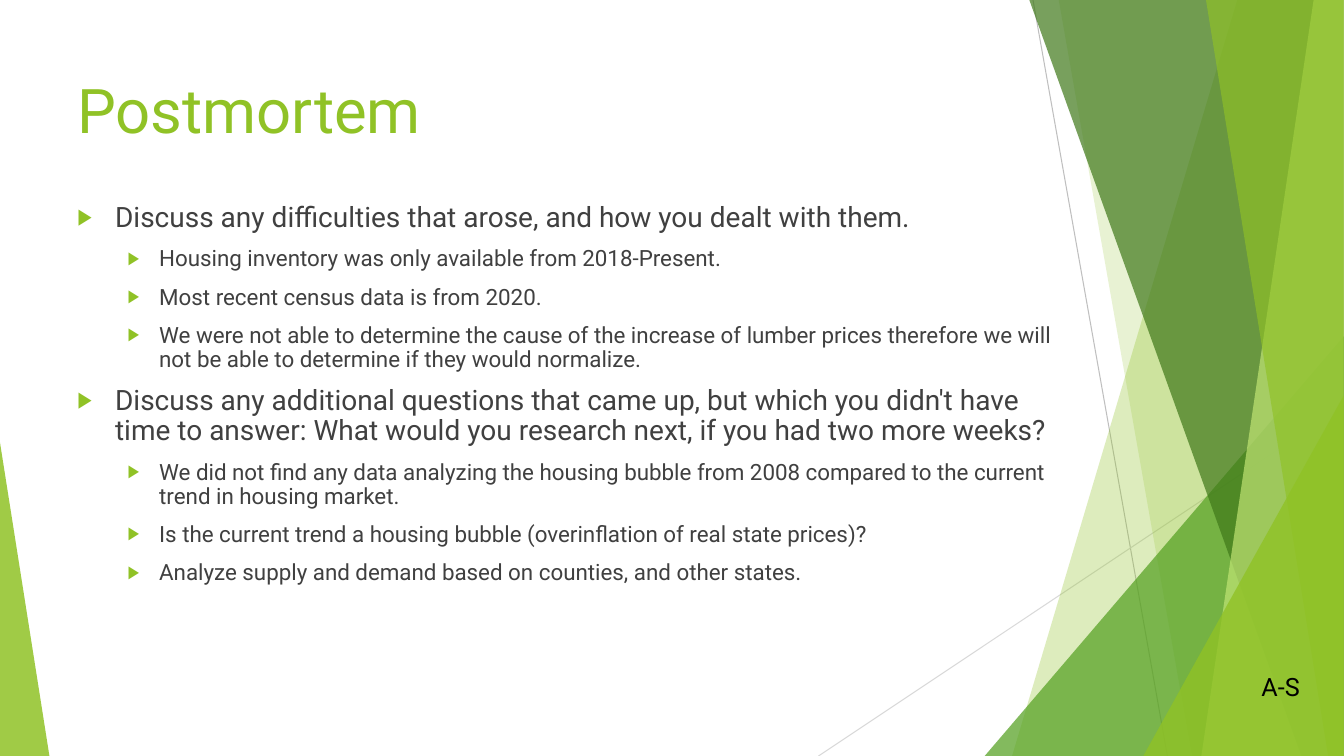
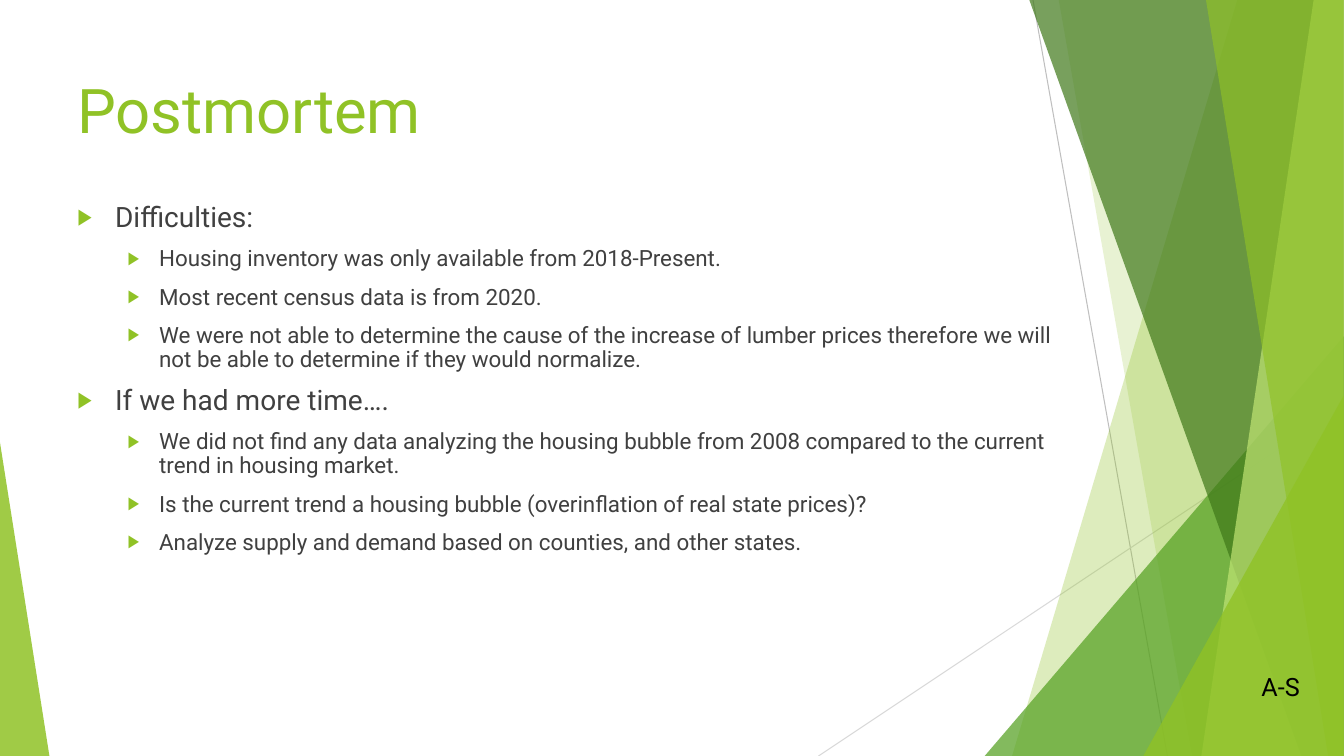
Before and after one commit to Fescamil1/Project_1_Housing_Market_Analysis, a slide deck: slide 16 of Texas Housing Market Analysis PowerPoint.pptx (slide 15 before the commit). Drawn at 1344x756 pixels with LibreOffice and Linux fonts; fonts in the diff are those of the drawing. Boxes give left, top, right and bottom in pixels: in the first picture for what was removed or moved away, otherwise in the second. Text is boxed around its words. In the diff, an @@ line names an element or a change of style, - is before the commit and + after.

```diff
--- a/Texas Housing Market Analysis PowerPoint.pptx
+++ b/Texas Housing Market Analysis PowerPoint.pptx
@@ text at (115, 205, 253, 228): text changed @@
-▶ Discuss any difficulties that arose, and how you dealt with them.
+▶ Difficulties:
@@ text at (115, 388, 389, 411): text changed @@
-▶ Discuss any additional questions that came up, but which you didn't have time to answer: What would you research next, if you had two more weeks?
+▶ If we had more time….
```
Also in this commit, not shown: 5 other slides changed, 1 slide added, 1 other file.
